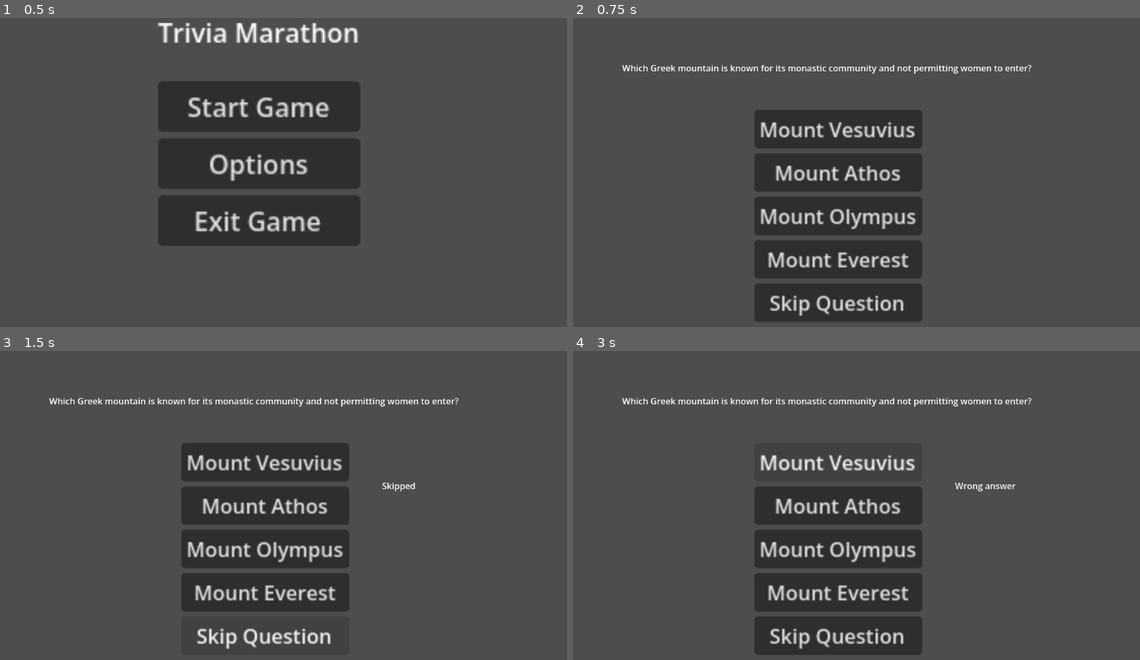
Above: before the commit, frames 1-4 (two rows, left to right).
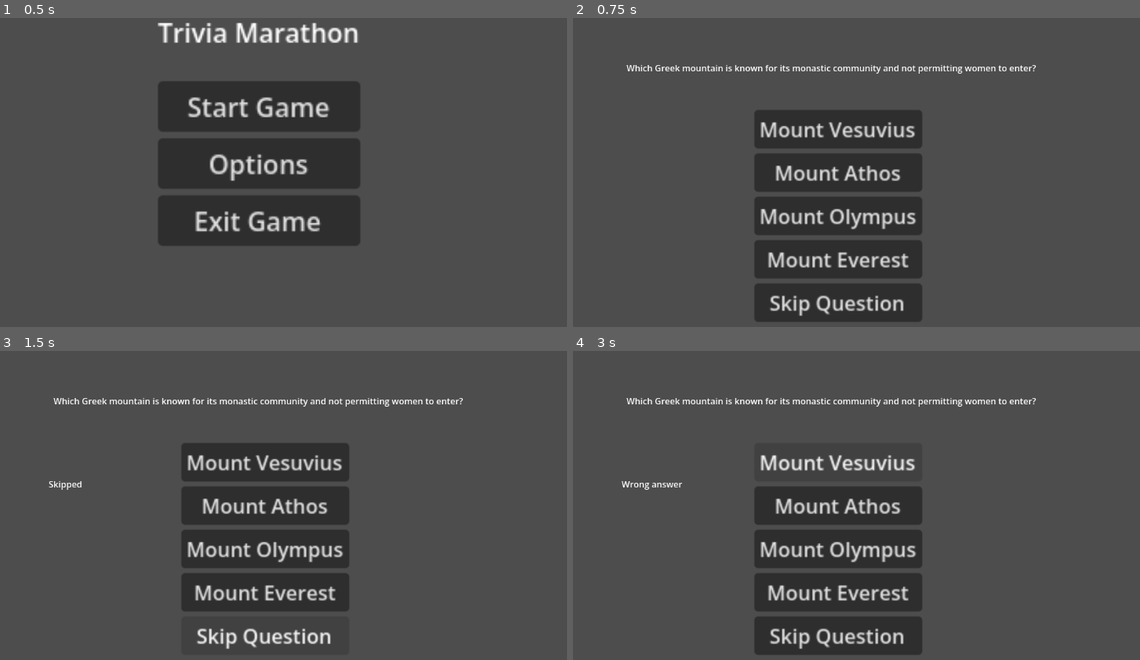
Above: after the commit, the same moments.

Repository: hbeaumont2204/Trivia-Marathon
Game: Godot game, scene res://Scenes/main_menu.tscn
The game is run twice, just before and just after one commit, with the same random seed, the same clock (stepped at 60 frames per second) and the same inputs.
Inputs:
- Up to frame 1 (0.5 s): no input
- Up to frame 2 (0.75 s): click "Start Game" at 0.5 s
- Up to frame 3 (1.5 s): click "Skip Question" at 1.25 s
- Up to frame 4 (3 s): click "Skip Question" at 2 s; click "Mount Vesuvius" at 2.75 s

Frame 1 is identical in both runs. In frame 2, 0.9% of the frame differs, in the area x 8-82%, y 15-19%; in frame 3, 1.1%; in frame 4, 1.2%, in the area x 8-82%, y 15-46%.

Commit message:
Skip button working, some UI fixes

Diff:
--- a/trivia-marathon/Scenes/game.gd
+++ b/trivia-marathon/Scenes/game.gd
@@ -22,6 +22,20 @@
 	buttons = button_container.get_children()
 	question_pack = load_question_pack(file_path)
 	load_question(question_pack)
+
+func _process(delta):
+	if Input.is_action_just_pressed("option1"):
+		check_answer(option_1,correct_answer)
+	if Input.is_action_just_pressed("option2"):
+		check_answer(option_2,correct_answer)
+	if Input.is_action_just_pressed("option3"):
+		check_answer(option_3,correct_answer)
+	if Input.is_action_just_pressed("option4"):
+		check_answer(option_4,correct_answer)
+	if Input.is_action_just_pressed("skip"):
+		skip_question()
+
+
 
 
 func load_question_pack(file_path: String):
@@ -66,6 +80,8 @@
 
 func skip_question():
 	answerLabel.text = "Skipped"
+	await get_tree().create_timer(5).timeout
+	load_question(question_pack)
 
 
 func _on_option_1_pressed() -> void:
--- a/trivia-marathon/Scenes/game.tscn
+++ b/trivia-marathon/Scenes/game.tscn
@@ -51,28 +51,20 @@
 anchor_top = 0.5
 anchor_right = 0.5
 anchor_bottom = 0.5
-offset_left = -35.0
+offset_left = -291.0
 offset_top = -235.0
-offset_right = 36.0
-offset_bottom = -212.0
+offset_right = 308.0
+offset_bottom = -136.0
 grow_horizontal = 2
 grow_vertical = 2
 text = "Question"
 
 [node name="Label2" type="Label" parent="." unique_id=2118293874]
 layout_mode = 0
-offset_left = 236.0
-offset_top = -79.0
-offset_right = 307.0
-offset_bottom = -56.0
-text = "test"
-
-[node name="Label3" type="Label" parent="." unique_id=1372335553]
-layout_mode = 0
-offset_left = 609.0
-offset_top = 473.0
-offset_right = 680.0
-offset_bottom = 496.0
+offset_left = -377.0
+offset_top = -82.0
+offset_right = -306.0
+offset_bottom = -59.0
 text = "test"
 
 [connection signal="pressed" from="VBoxContainer/Option 1" to="." method="_on_option_1_pressed"]
--- a/trivia-marathon/project.godot
+++ b/trivia-marathon/project.godot
@@ -15,6 +15,34 @@
 config/features=PackedStringArray("4.6", "Mobile")
 config/icon="res://icon.svg"
 
+[input]
+
+option1={
+"deadzone": 0.2,
+"events": [Object(InputEventKey,"resource_local_to_scene":false,"resource_name":"","device":-1,"window_id":0,"alt_pressed":false,"shift_pressed":false,"ctrl_pressed":false,"meta_pressed":false,"pressed":false,"keycode":0,"physical_keycode":49,"key_label":0,"unicode":49,"location":0,"echo":false,"script":null)
+]
+}
+option2={
+"deadzone": 0.2,
+"events": [Object(InputEventKey,"resource_local_to_scene":false,"resource_name":"","device":-1,"window_id":0,"alt_pressed":false,"shift_pressed":false,"ctrl_pressed":false,"meta_pressed":false,"pressed":false,"keycode":0,"physical_keycode":50,"key_label":0,"unicode":50,"location":0,"echo":false,"script":null)
+]
+}
+option3={
+"deadzone": 0.2,
+"events": [Object(InputEventKey,"resource_local_to_scene":false,"resource_name":"","device":-1,"window_id":0,"alt_pressed":false,"shift_pressed":false,"ctrl_pressed":false,"meta_pressed":false,"pressed":false,"keycode":0,"physical_keycode":51,"key_label":0,"unicode":51,"location":0,"echo":false,"script":null)
+]
+}
+option4={
+"deadzone": 0.2,
+"events": [Object(InputEventKey,"resource_local_to_scene":false,"resource_name":"","device":-1,"window_id":0,"alt_pressed":false,"shift_pressed":false,"ctrl_pressed":false,"meta_pressed":false,"pressed":false,"keycode":0,"physical_keycode":52,"key_label":0,"unicode":52,"location":0,"echo":false,"script":null)
+]
+}
+skip={
+"deadzone": 0.2,
+"events": [Object(InputEventKey,"resource_local_to_scene":false,"resource_name":"","device":-1,"window_id":0,"alt_pressed":false,"shift_pressed":false,"ctrl_pressed":false,"meta_pressed":false,"pressed":false,"keycode":0,"physical_keycode":32,"key_label":0,"unicode":32,"location":0,"echo":false,"script":null)
+]
+}
+
 [physics]
 
 3d/physics_engine="Jolt Physics"
